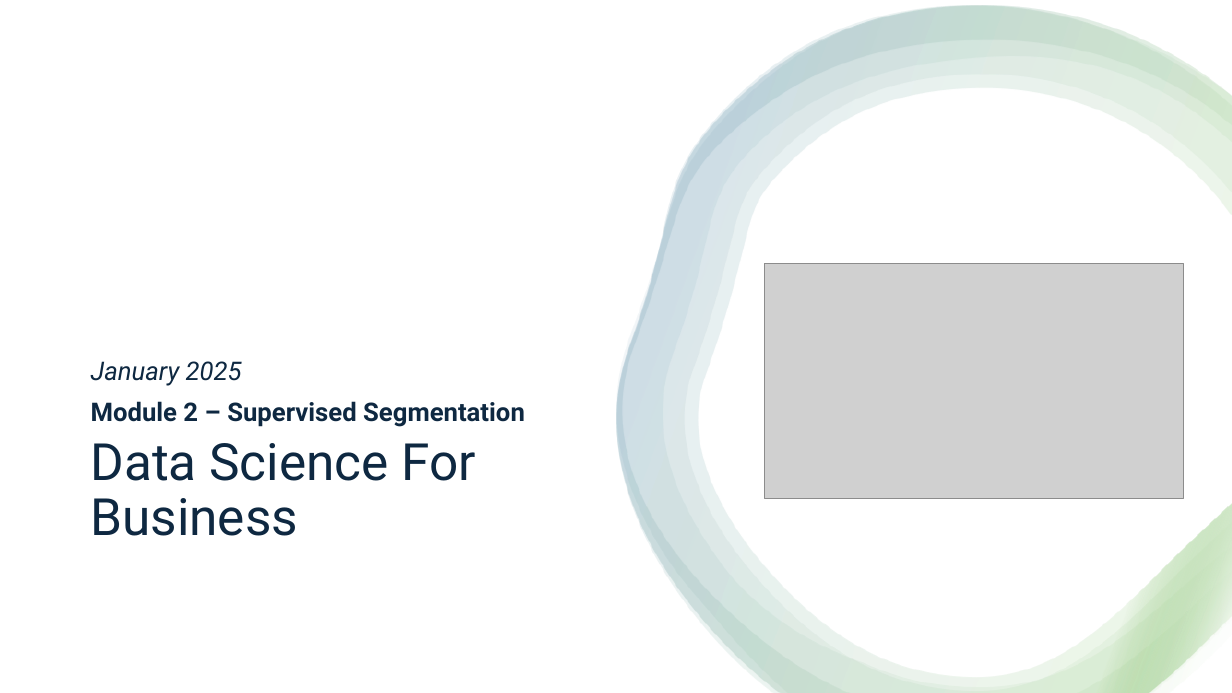
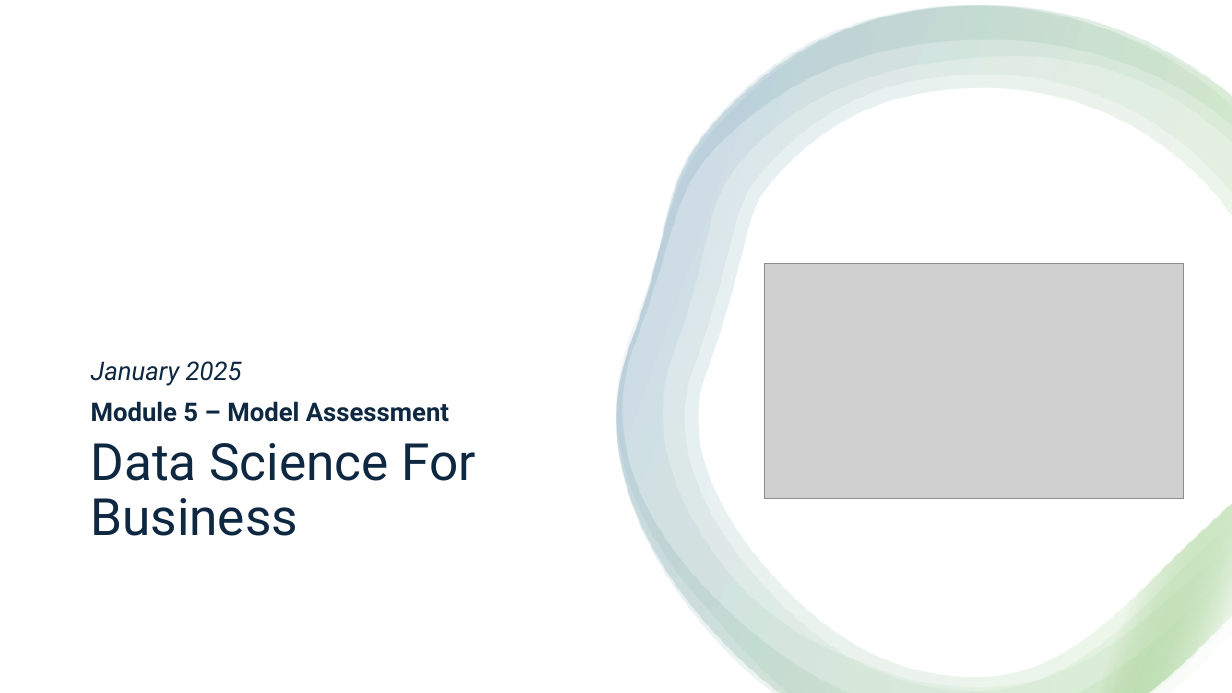
Before and after one commit to connordouglas10/DS-Tech-2025January, a slide deck: slide 1 of Modules/Module5/Slides 5.pptx. Drawn at 1232x693 pixels with LibreOffice and Linux fonts; fonts in the diff are those of the drawing; grey boxes stand for pictures. Boxes give left, top, right and bottom in pixels: in the first picture for what was removed or moved away, otherwise in the second. Text is boxed around its words. In the diff, an @@ line names an element or a change of style, - is before the commit and + after.

```diff
--- a/Modules/Module5/Slides 5.pptx
+++ b/Modules/Module5/Slides 5.pptx
@@ subtitle at (91,401,449,422): text changed @@
-Module 2 – Supervised Segmentation
+Module 5 – Model Assessment
```
Also in this commit, not shown: 7 other slides changed, 25 slides added, 1 slide removed, 6 other files.
